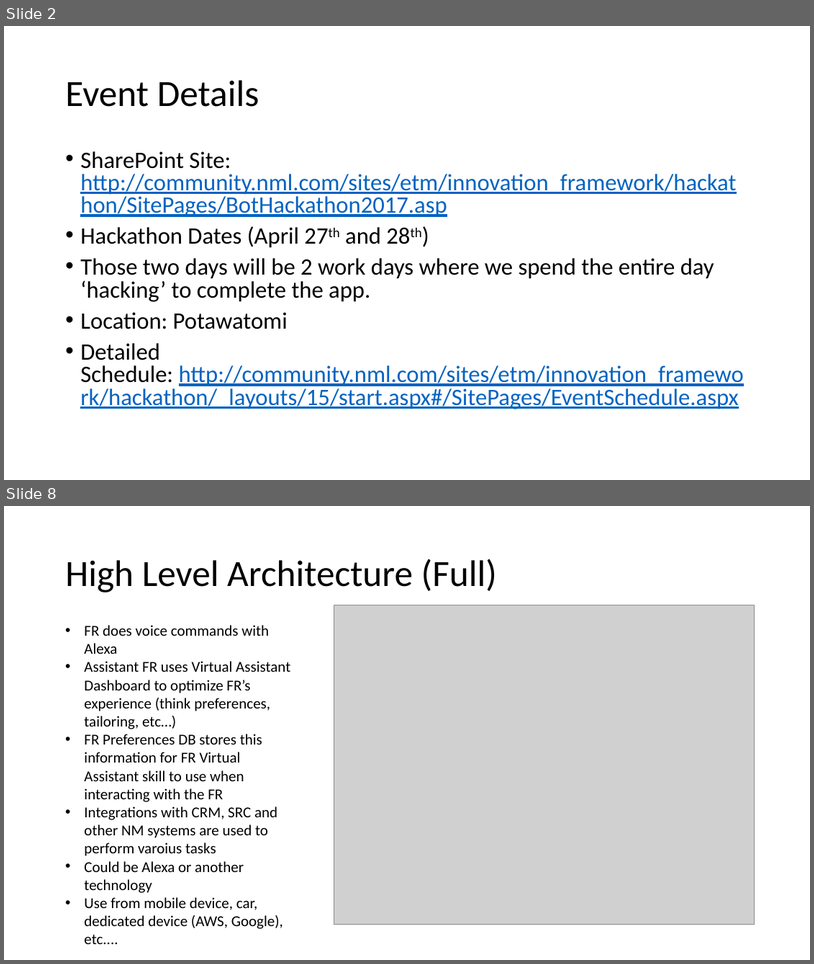
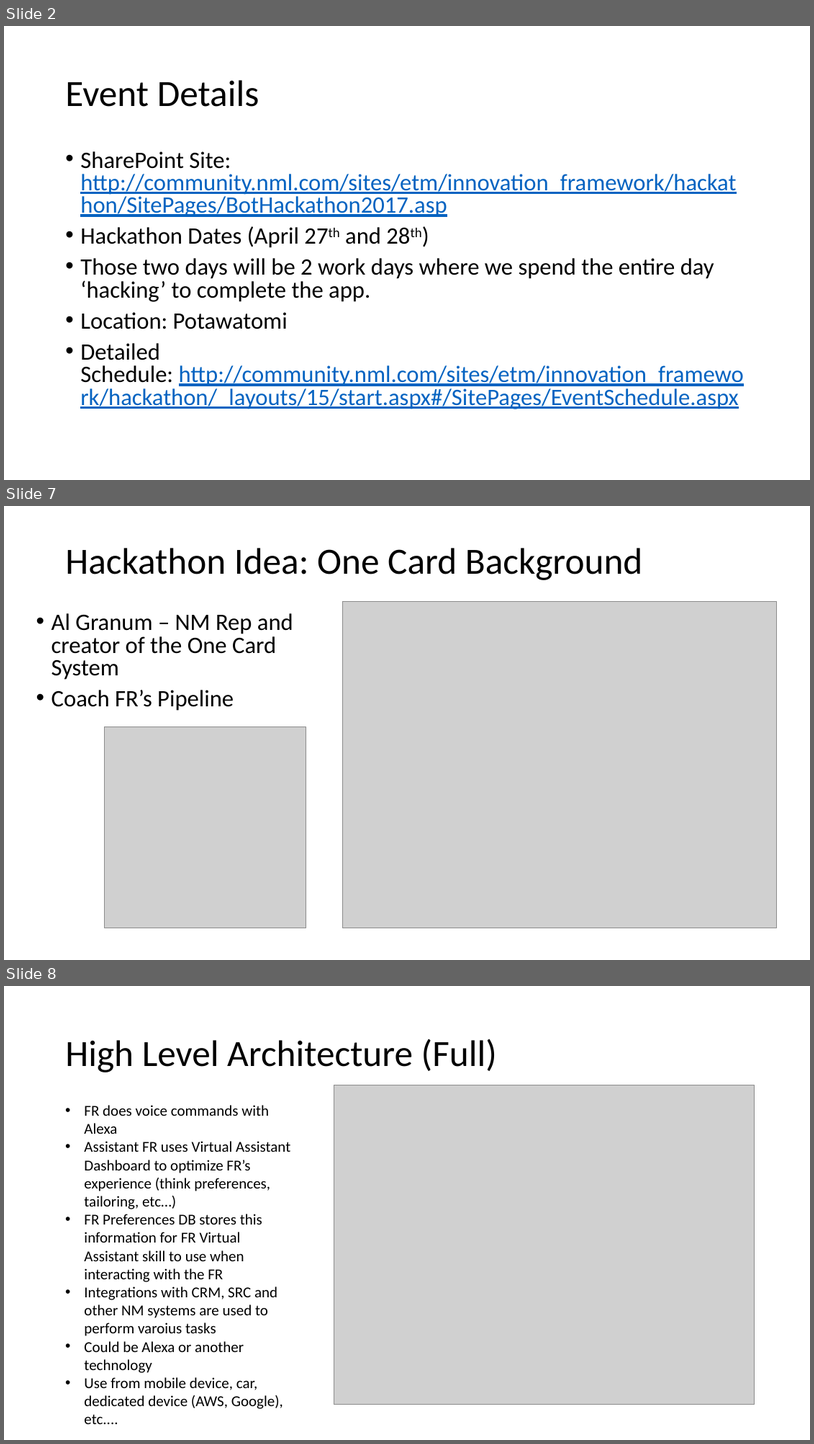
Before and after one commit to PaulJDix/nmhack17-design-doc, a slide deck: IdeasPPT.pptx. Shown one above the other, each under a label of ours: slides 2 and 8 before the commit, slides 2, 7 and 8 after it; the slides between them are not shown. The pictures are 814x964 and 814x1444 pixels, drawn with LibreOffice and Linux fonts; fonts in the diff are those of the drawing; grey boxes stand for pictures. Boxes give left, top, right and bottom in pixels: in the first picture for what was removed or moved away, otherwise in the second. Text is boxed around its words. In the diff, an @@ line names an element or a change of style, - is before the commit and + after.

```diff
--- a/IdeasPPT.pptx
+++ b/IdeasPPT.pptx
@@ slide 7 added at [4,506,810,960], background #FFFFFF @@
@@ title added at [65,548,643,580], 44 pt, text #000000 @@
+Hackathon Idea: One Card Background
@@ text added at [52,613,293,710], 28 pt, text #000000 @@
+• Al Granum – NM Rep and creator of the One Card System
+• Coach FR’s Pipeline
@@ picture added at [343,602,777,928] @@
@@ picture added at [104,726,306,928] @@
```
Also in this commit, not shown: 4 other slides added, 8 other files.
